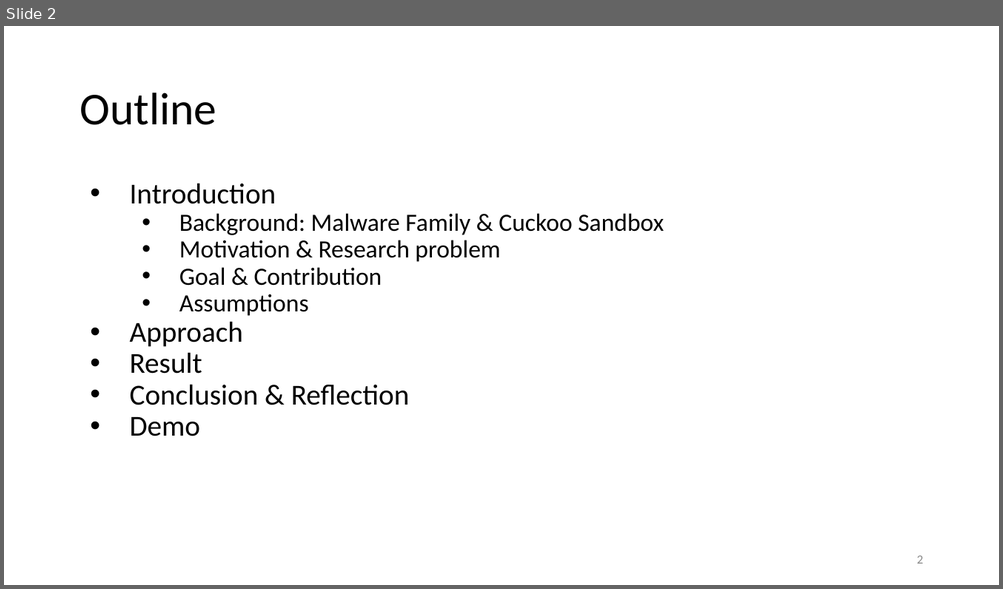
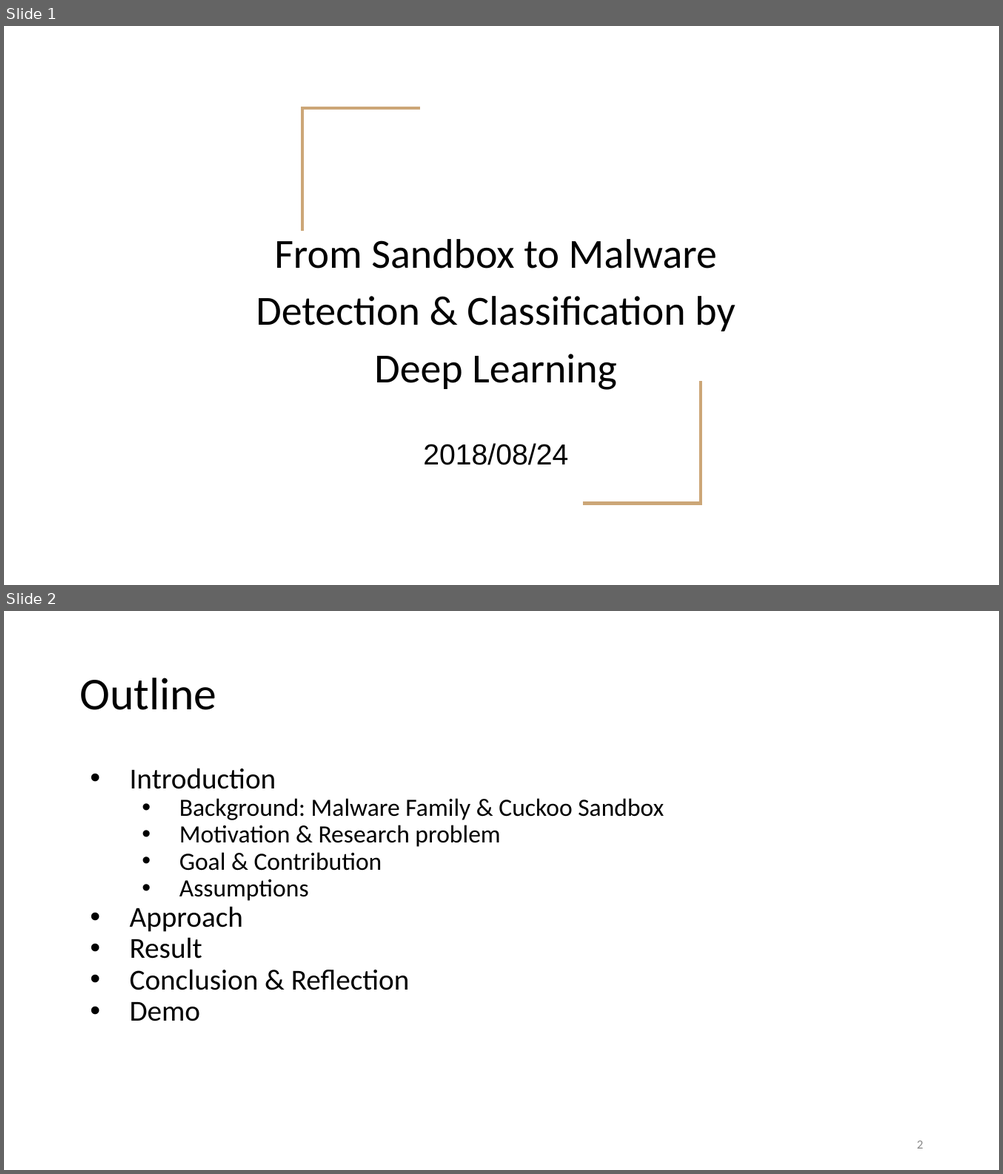
Before and after one commit to chpeng26/CNS_Final, a slide deck: leo/Team11 CNS_Final Present.pptx. Shown one above the other, each under a label of ours: slide 2 before the commit, slides 1 and 2 after it. The pictures are 1003x589 and 1003x1174 pixels, drawn with LibreOffice and Linux fonts; fonts in the diff are those of the drawing. Boxes give left, top, right and bottom in pixels: in the first picture for what was removed or moved away, otherwise in the second. Text is boxed around its words. In the diff, an @@ line names an element or a change of style, - is before the commit and + after.

```diff
--- a/leo/Team11 CNS_Final Present.pptx
+++ b/leo/Team11 CNS_Final Present.pptx
@@ slide 1 added at (4, 26, 999, 585), background #FFFFFF @@
@@ freeform shape added at (302, 109, 420, 231), outline #CCA677 2.25 pt @@
@@ title added at (256, 239, 734, 390), 30 pt, text #000000 @@
+From Sandbox to Malware Detection & Classification by Deep Learning
@@ freeform shape added at (583, 381, 700, 503), outline #CCA677 2.25 pt @@
@@ subtitle added at (423, 443, 568, 466), 21 pt, text #000000 @@
+2018/08/24
```
Also in this commit, not shown: 11 slides changed, 5 other slides added, 2 slides removed.
